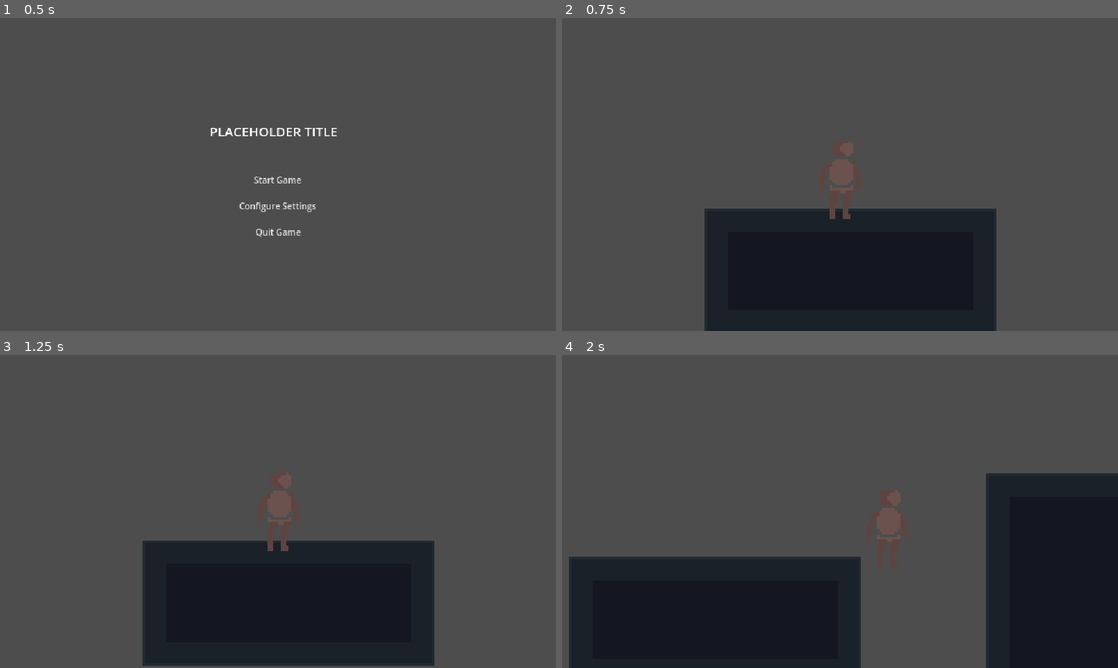
Above: before the commit, frames 1-4 (two rows, left to right).
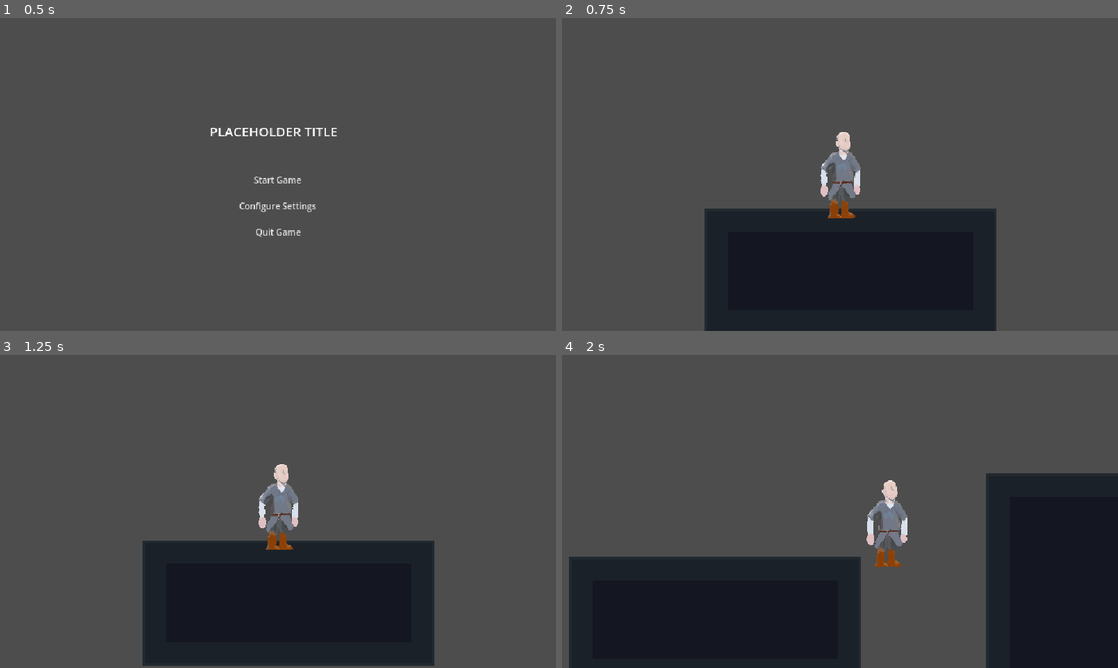
Above: after the commit, the same moments.

Repository: ApatheticWill/GWJ-75
Game: Godot game, scene res://Scenes/UserInterface/main_menu.tscn
Two runs of this game, one before a commit and one after it. Both use one fixed random seed, a clock stepped at 60 frames per second and the inputs below.
Inputs:
- Up to frame 1 (0.5 s): no input
- Up to frame 2 (0.75 s): click "Start Game" at 0.5 s
- Up to frame 3 (1.25 s): no input
- Up to frame 4 (2 s): tap Enter at 1.25 s; hold D (move_right) from 1.28 s (still down); hold E (interact) from 1.28 s (still down); tap Space (jump) at 1.52 s

Frame 1 is identical in both runs. In frame 2, 1.1% of the frame differs, in the area x 46-54%, y 36-65%; in frame 3, 1.1%; in frame 4, 1.2%, in the area x 54-63%, y 40-68%.

Commit message:
Add new character sprite, and replaced the plaholder sprite in the player scene

Diff:
--- a/Scenes/Player/player.tscn
+++ b/Scenes/Player/player.tscn
@@ -1,7 +1,7 @@
 [gd_scene load_steps=4 format=3 uid="uid://dl46lbkpkobmu"]
 
 [ext_resource type="Script" path="res://Scripts/Player/player.gd" id="1_1axt6"]
-[ext_resource type="Texture2D" uid="uid://dpfp2wk2eusrs" path="res://Assets/Player/D&L.reference_dummy.png" id="1_5n1dc"]
+[ext_resource type="Texture2D" uid="uid://c7yhud5scru77" path="res://Assets/Player/char.png" id="3_nioo4"]
 
 [sub_resource type="RectangleShape2D" id="RectangleShape2D_e0fj2"]
 size = Vector2(10, 28)
@@ -14,7 +14,9 @@
 shape = SubResource("RectangleShape2D_e0fj2")
 
 [node name="Sprite2D" type="Sprite2D" parent="."]
-texture = ExtResource("1_5n1dc")
+position = Vector2(0, -2.24)
+scale = Vector2(0.055, 0.066)
+texture = ExtResource("3_nioo4")
 
 [node name="Camera2D" type="Camera2D" parent="."]
 zoom = Vector2(3, 3)
Binary file added: Assets/Player/char.png
Not shown, added: Assets/Player/char.png.import
